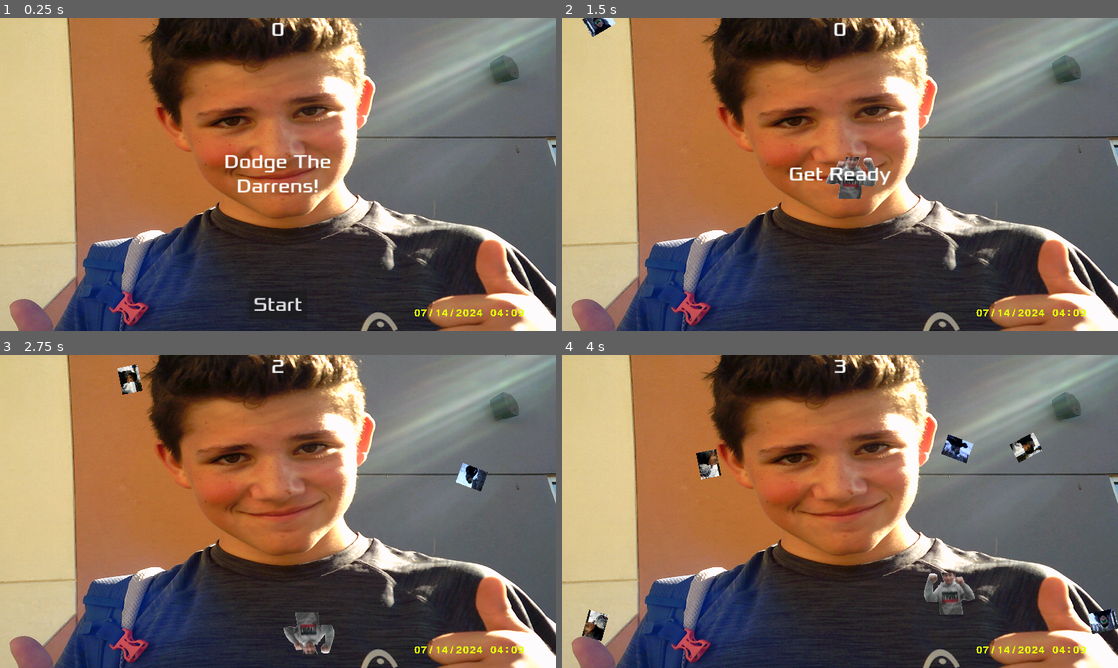
Above: before the commit, frames 1-4 (two rows, left to right).
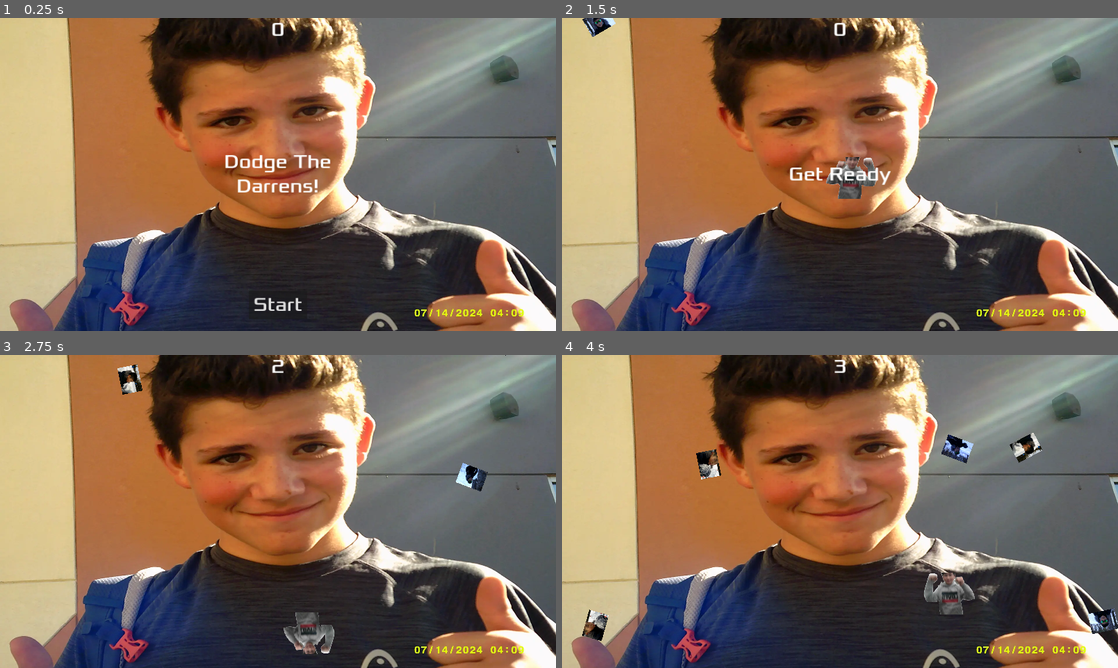
Above: after the commit, the same moments.

Repository: DodgeTheDarins/Dodge-The-Darins
Game: Godot game, scene res://main.tscn
Same seed, same stepped clock (60 frames per second), same inputs: the game is played once before the commit and once after it.
Inputs:
- Up to frame 1 (0.25 s): no input
- Up to frame 2 (1.5 s): click "Start" at 0.5 s; hold Right (move_right) from 1.28 s (still down); hold A (a) from 1.28 s (still down)
- Up to frame 3 (2.75 s): tap D (d) at 1.55, 2.1 s; release Right (move_right) at 2.03 s; release A (a) at 2.03 s; hold Down (move_down) from 2.03 s (still down); tap S (s) at 2.3 s
- Up to frame 4 (4 s): release Down (move_down) at 2.78 s; hold Right (move_right) 2.78-3.53 s; hold S (s) 2.78-3.53 s; tap W (w) at 3.05, 3.6 s; hold Up (move_up) from 3.53 s (still down); tap A (a) at 3.8 s

The runs differ from the first frame. In frame 1, 0.2% of the frame differs, in the area x 8-100%, y 0-98%; in frame 2, 0.2%; in frame 3, 0.2%; in frame 4, 0.2%.

Commit message:
um why are the files not commiting

Diff:
--- a/main.tscn
+++ b/main.tscn
@@ -3,9 +3,9 @@
 [ext_resource type="PackedScene" uid="uid://0rc4c6wrwk8a" path="res://player.tscn" id="1_6sv0l"]
 [ext_resource type="Script" path="res://main.gd" id="1_8b17j"]
 [ext_resource type="PackedScene" uid="uid://beyt7vvav8jw2" path="res://mob.tscn" id="2_fvk5n"]
-[ext_resource type="Texture2D" uid="uid://cdji6muxkcoyw" path="res://art/DSCF0104.JPG" id="3_lrysn"]
+[ext_resource type="Texture2D" uid="uid://dun8dw6msjrmd" path="res://art/background.webp" id="3_1emar"]
 [ext_resource type="PackedScene" uid="uid://c1knb00ax4r0" path="res://hud.tscn" id="4_tovij"]
-[ext_resource type="AudioStream" uid="uid://c32fe1ns1pagq" path="res://music/5824598018490368.wav" id="6_owil3"]
+[ext_resource type="AudioStream" uid="uid://dkfupqnwjpkg5" path="res://music/alex.ogg" id="6_rnvrp"]
 [ext_resource type="AudioStream" uid="uid://fi72koc2exqk" path="res://music/gameover.wav" id="7_b14pb"]
 [ext_resource type="AudioStream" uid="uid://dlw8pt4ymdrbi" path="res://music/cat.ogg" id="8_uuyan"]
 
@@ -40,7 +40,7 @@
 grow_horizontal = 2
 grow_vertical = 2
 scale = Vector2(0.104138, 0.208335)
-texture = ExtResource("3_lrysn")
+texture = ExtResource("3_1emar")
 
 [node name="Player" parent="." instance=ExtResource("1_6sv0l")]
 position = Vector2(992, 552)
@@ -67,7 +67,7 @@
 
 [node name="Music1" type="AudioStreamPlayer2D" parent="."]
 position = Vector2(992, 552)
-stream = ExtResource("6_owil3")
+stream = ExtResource("6_rnvrp")
 
 [node name="DeathSound" type="AudioStreamPlayer2D" parent="."]
 position = Vector2(992, 552)
--- a/project.godot
+++ b/project.godot
@@ -17,7 +17,7 @@
 config/description="Dodge the Darins is a fun game in which you play as Colton, and need to move around the Alex to avoid touching the Darins that will spawn."
 run/main_scene="res://main.tscn"
 config/features=PackedStringArray("4.3", "Forward Plus")
-boot_splash/image="res://art/DSCF0129.png"
+boot_splash/image="res://art/loading.png"
 config/icon="res://icon.svg"
 
 [display]
Binary file removed: art/DSCF0104.JPG
Not shown, removed: art/DSCF0104.JPG.import
Not shown, removed: art/DSCF0129.png.import
Binary file added: art/background.webp
Not shown, added: art/background.webp.import
Not shown, added: art/loading.png.import
Not shown, changed: export_presets.cfg
Not shown, removed: music/5824598018490368.wav.import
Not shown, added: music/alex.ogg.import
Not shown, changed: music/gameover.wav.import
Not shown, changed: art/DSCF0129.png
Not shown, added: art/loading.png
(and 3 more such lines)
